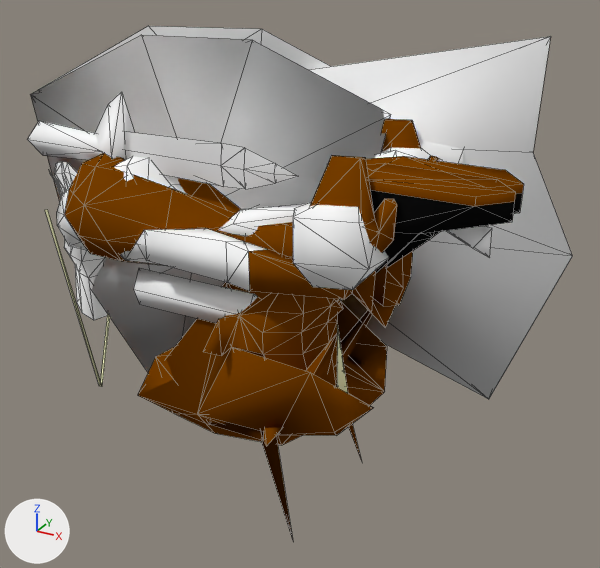
A saved change to the Blender file Aria_Example/Chichi_Hiro_Child_OOTO.blend.
Both versions are drawn from a 50 mm camera at (3.39, -3.55, 1.49) aimed at (1.36, 0.14, -0.35). The lights are fixed; the arrows at lower left show +X, +Y and +Z. Mesh edges are drawn as thin lines.

Before the edit, the objects in view are built like this:
```python
ob_blade_1 = bpy.data.objects.new('Blade.1', me_mesh_0_knife_002)
ob_blade_1.location = (0.0, 0.0, 0.0)
ob_blade_1.rotation_euler = (1.571, 0.0, 0.0)  # degrees (90, 0, 0)
ob_hilt_1 = bpy.data.objects.new('Hilt.1', me_me_060181d8)
ob_hilt_1.location = (0.0, 0.0, 0.0)
ob_riggedmesh = bpy.data.objects.new('riggedmesh', me_me_06002748_000)
ob_riggedmesh.location = (0.0, 0.0, 0.0)
ob_shield_1 = bpy.data.objects.new('Shield.1', me_me_06019a48_001)
ob_shield_1.location = (0.0, 0.0, 0.0)
ob_shield_2 = bpy.data.objects.new('Shield.2', me_polysurface9_001)
ob_shield_2.location = (0.0, 0.0, 0.0)
ob_shield_2.rotation_euler = (1.571, 0.0, 0.0)  # degrees (90, 0, 0)
# also in view: 'Ocarina.1' at (1.45, 0.1, 0.1); 'Fist.L' at (1.81, -0.3, 0.15); 'FPS.Forearm.R' at (-0.1, 0.15, -0.37); 'Slingshot' at (1.98, 0.34, 0.13)
```
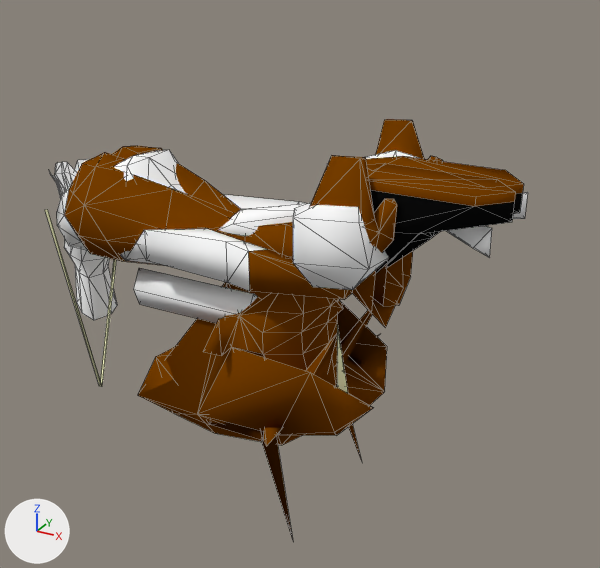
Boxes [x1, y1, x2, y2] around the edits, measured in the pictures (600 x 568 px):
'Shield.1', deleted
    before: [309, 36, 573, 399]
    faces in mat_mtl_060071e0 (its picture is missing): [309, 36, 573, 399]
    faces in mat_mtl_060079e0 (its picture is missing): [381, 139, 464, 164]
'Shield.2', deleted
    before: [30, 26, 390, 372]
    faces in mat_sword (its picture is missing): [30, 35, 390, 372]
    faces in mat_generic_001 (its picture is missing): [38, 26, 342, 302]
    faces in mat_string_nocull (its picture is missing): [149, 206, 257, 273]
'Blade.1', deleted
    before: [124, 131, 299, 189]
'Hilt.1', deleted
    before: [28, 92, 135, 160]

The edits, one by one:
Object 'Blade.1' (ob_blade_1) is deleted.
Object 'Hilt.1' (ob_hilt_1) is deleted.
Object 'Shield.2' (ob_shield_2) is deleted.
Object 'Shield.1' (ob_shield_1) is deleted.
